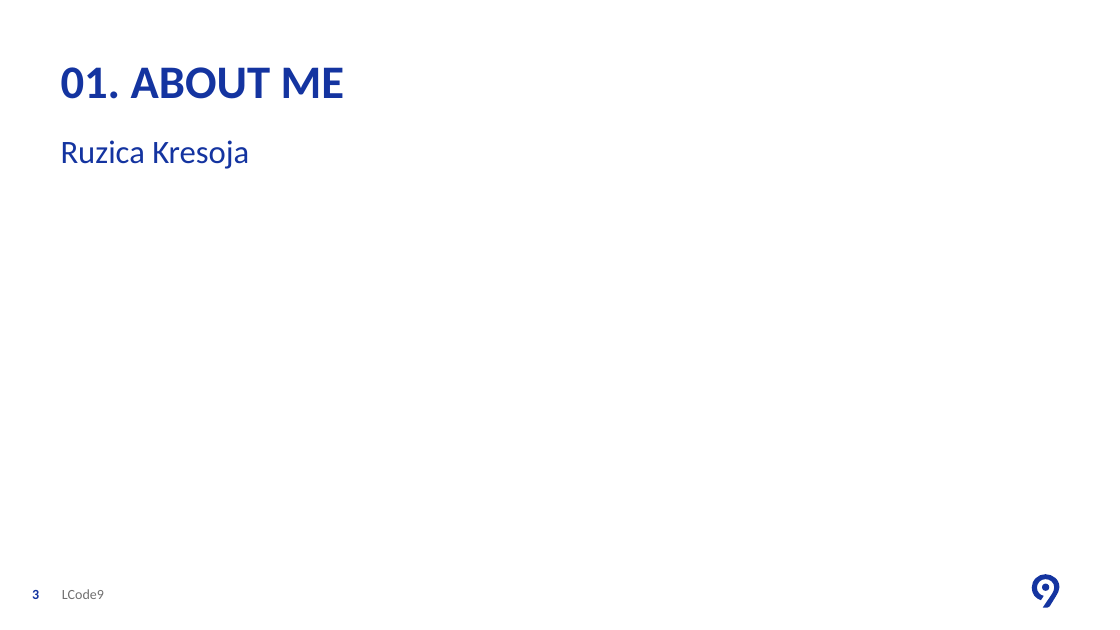
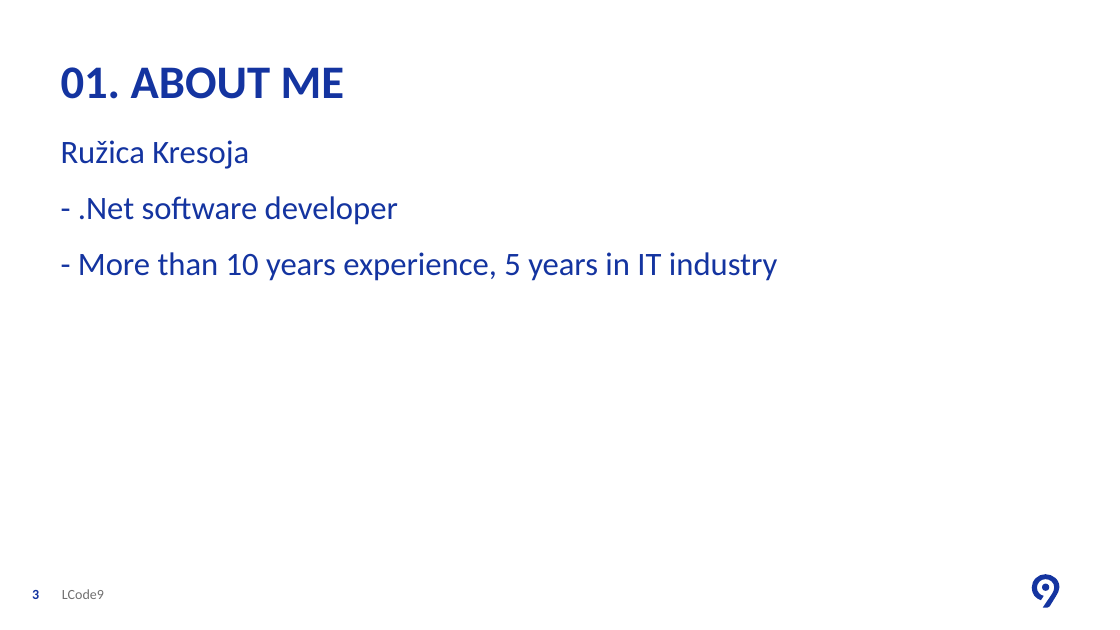
Before and after one commit to Levi9NS/Code9-2021, a slide deck: slide 3 of Azure Database (SQL and Cosmos)/SQL/Code9 2021 - SQL Database.pptx. Drawn at 1120x630 pixels with LibreOffice and Linux fonts; fonts in the diff are those of the drawing; background and template pictures are left out. Boxes give left, top, right and bottom in pixels: in the first picture for what was removed or moved away, otherwise in the second. Text is boxed around its words. In the diff, an @@ line names an element or a change of style, - is before the commit and + after.

```diff
--- a/Azure Database (SQL and Cosmos)/SQL/Code9 2021 - SQL Database.pptx
+++ b/Azure Database (SQL and Cosmos)/SQL/Code9 2021 - SQL Database.pptx
@@ text at [61,140,777,281]: text changed @@
-Ruzica Kresoja
+Ružica Kresoja
+- .Net software developer
+- More than 10 years experience, 5 years in IT industry
```
Also in this commit, not shown: 4 other slides changed, 4 slides added, 3 slides removed.
